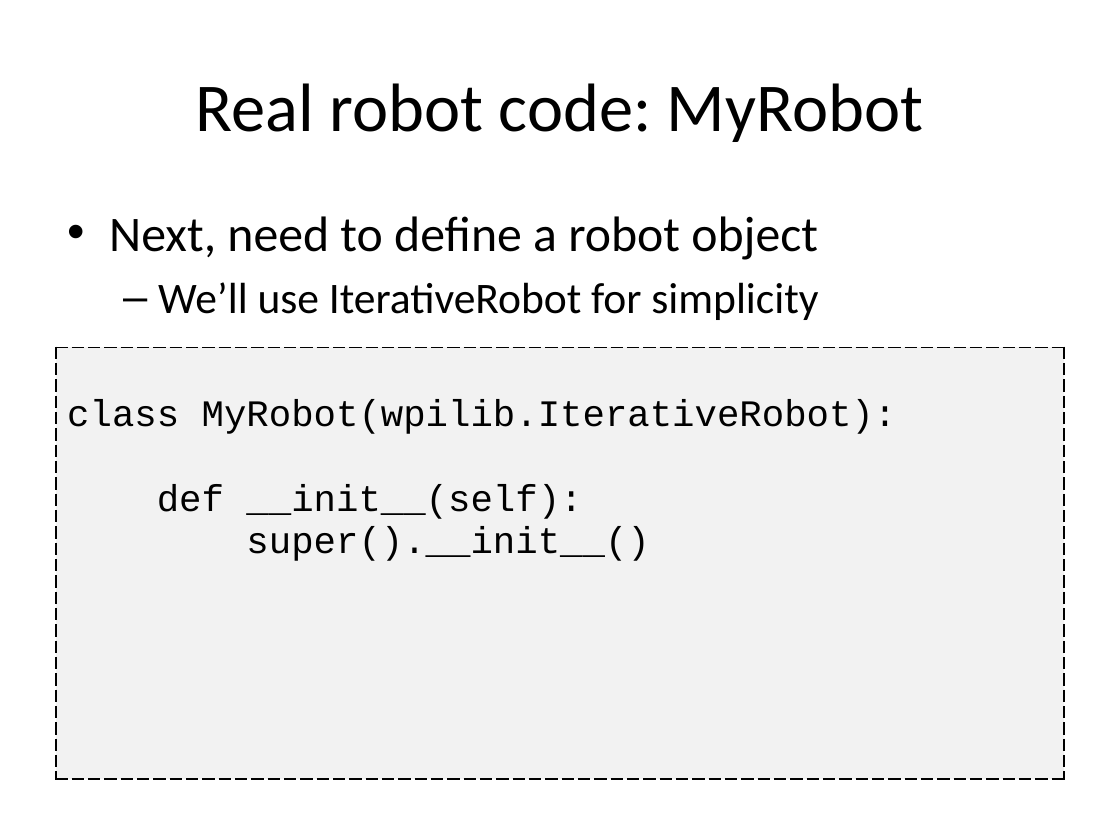
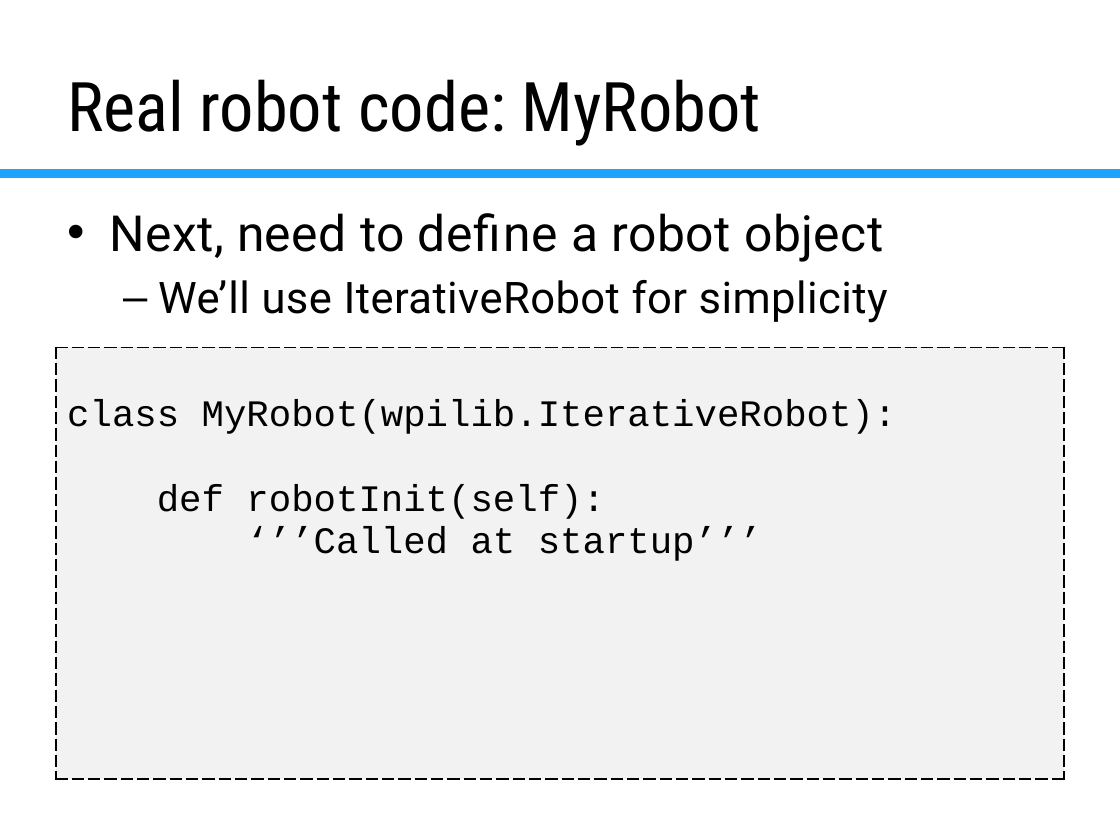
Before and after one commit to virtuald/frc-robotpy-workshop, a slide deck: slide 25 of pyfrc.pptx (slide 24 before the commit). Drawn at 1120x840 pixels with LibreOffice and Linux fonts; fonts in the diff are those of the drawing; background and template pictures are left out. Boxes give left, top, right and bottom in pixels: in the first picture for what was removed or moved away, otherwise in the second. Text is boxed around its words. In the diff, an @@ line names an element or a change of style, - is before the commit and + after.

```diff
--- a/pyfrc.pptx
+++ b/pyfrc.pptx
@@ title "Real robot code: MyRobot" at [67, 79, 761, 146]: font Calibri to Roboto Condensed; alignment centre to left @@
@@ line added from (0, 174) to (1120, 174), #FFFFFF 6 pt @@
@@ text "Next, need to define a ..." at [109, 213, 888, 323]: font Calibri to Roboto, letter spacing 0 to 0.3 pt @@
@@ table at [56, 347, 1064, 780] @@
-row 1, column 1: class MyRobot(wpilib.IterativeRobot): / def __init__(self): / super().__init__()
+row 1, column 1: class MyRobot(wpilib.IterativeRobot): / def robotInit(self): / ‘’’Called at startup’’’
```
Also in this commit, not shown: 33 other slides changed, 9 slides added, 4 slides removed, 2 other files.
